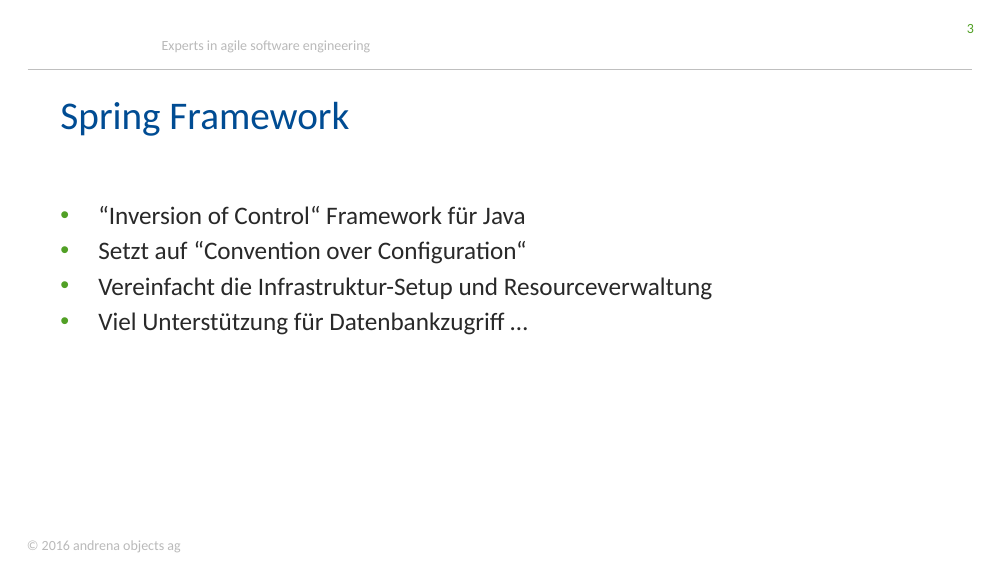
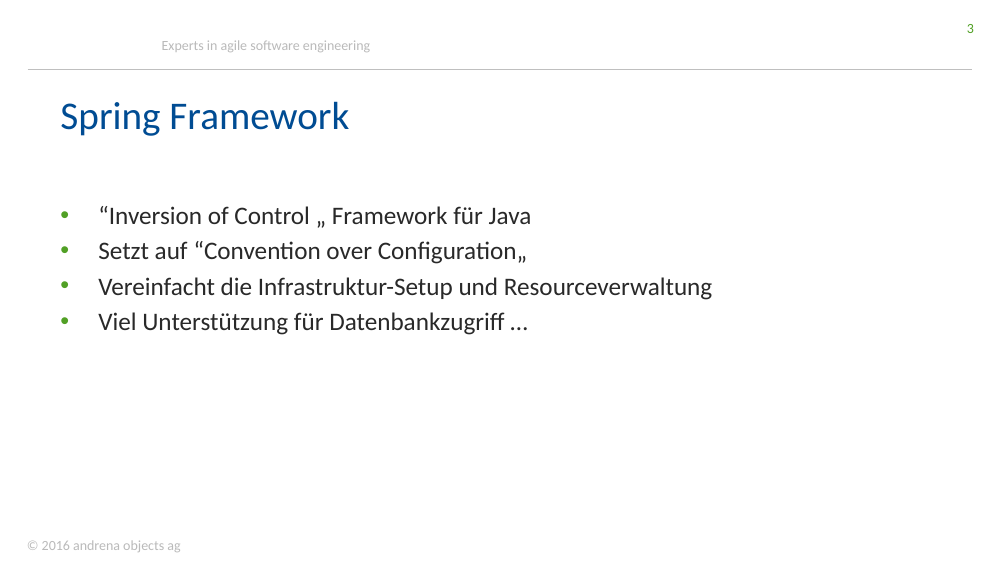
Before and after one commit to stklqt/oop-springboot-springdata-server, a slide deck: slide 3 of springBootDataWorkshop.pptx. Drawn at 1008x567 pixels with LibreOffice and Linux fonts; fonts in the diff are those of the drawing; background and template pictures are left out. Boxes give left, top, right and bottom in pixels: in the first picture for what was removed or moved away, otherwise in the second. Text is boxed around its words. In the diff, an @@ line names an element or a change of style, - is before the commit and + after.

```diff
--- a/springBootDataWorkshop.pptx
+++ b/springBootDataWorkshop.pptx
@@ text at [98,206,532,264]: text changed @@
-• “Inversion of Control“ Framework für Java
-• Setzt auf “Convention over Configuration“
+• “Inversion of Control „ Framework für Java
+• Setzt auf “Convention over Configuration„
```
Also in this commit, not shown: 6 other slides changed, 1 slide added, 1 slide removed.
